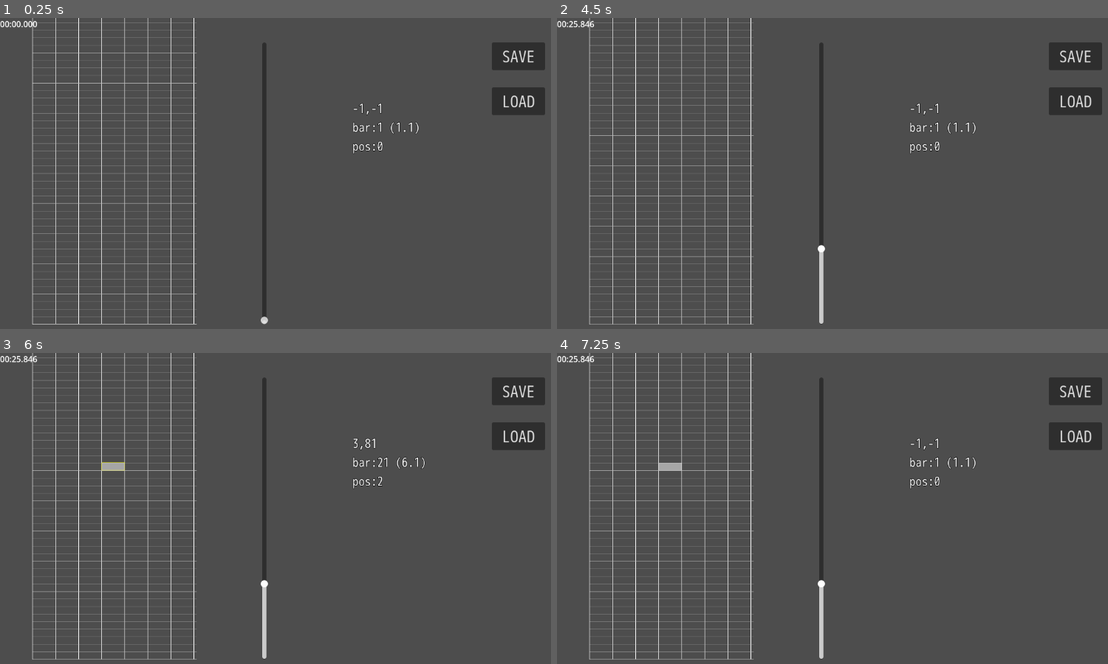
Above: before the commit, frames 1-4 (two rows, left to right).
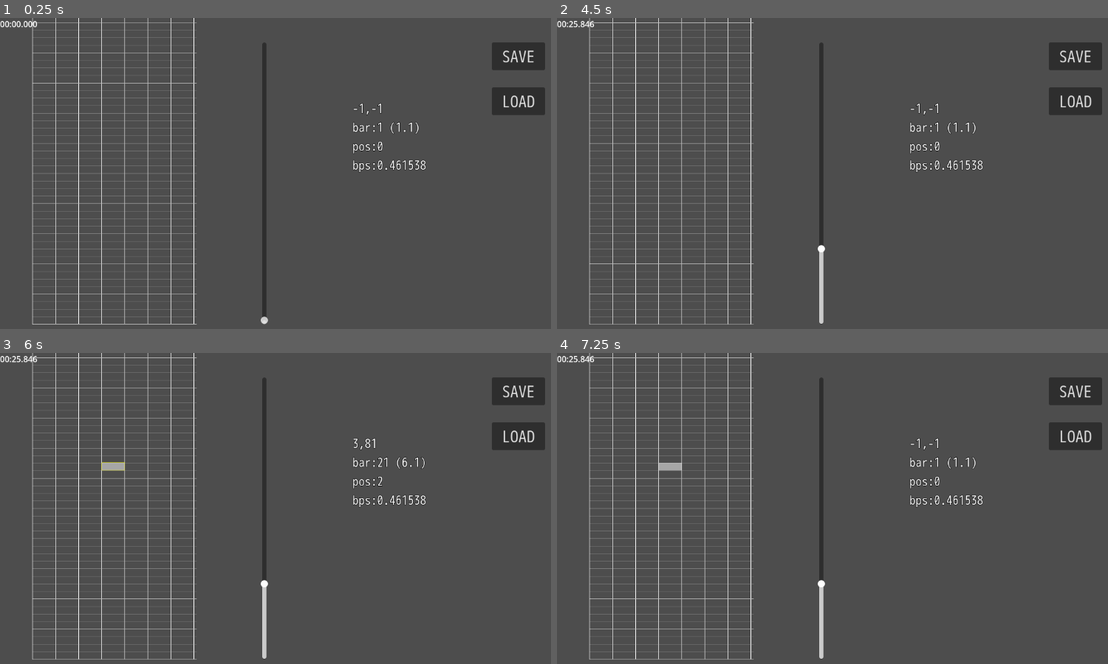
Above: after the commit, the same moments.

Repository: syun77/gd_rhythm_game
Game: Godot game, scene res://src/editor/ScoreEditor.tscn
Same seed, same stepped clock (60 frames per second), same inputs: the game is played once before the commit and once after it.
Inputs (mouse positions are in pixels of both pictures, inside the frame that each line leads up to):
- Up to frame 1 (0.25 s): no input
- Up to frame 2 (4.5 s): tap Enter at 0.5 s; move the mouse to (981, 167) at 0.52 s; click (981, 167) at 0.6 s; click "SAVE" at 1.25 s; click "LOAD" at 2 s; move the mouse to (733, 201) at 2.77 s; click (733, 201) at 2.85 s; move the mouse to (909, 111) at 3.52 s; click (909, 111) at 3.6 s; move the mouse to (821, 248) at 4.27 s; click (821, 248) at 4.35 s
- Up to frame 3 (6 s): tap R (reset) at 5, 5.75 s; move the mouse to (473, 567) at 5.02 s; click (473, 567) at 5.1 s; move the mouse to (115, 468) at 5.77 s; click (115, 468) at 5.85 s
- Up to frame 4 (7.25 s): tap R (reset) at 6.5 s; move the mouse to (882, 517) at 6.52 s; click (882, 517) at 6.6 s

The runs differ from the first frame. In frame 1, 0.2% of the frame differs, in the area x 6-78%, y 1-50%; in frame 2, 1.0%, in the area x 5-78%, y 1-97%; in frame 3, 1.0%; in frame 4, 1.0%.

Commit message:
除算の計算誤差で拍がずれてしまう問題を回避

Diff:
--- a/gd_rhythm_game/src/editor/ScoreEditor.gd
+++ b/gd_rhythm_game/src/editor/ScoreEditor.gd
@@ -114,6 +114,7 @@
 	_label_debug.text += "\n"
 	var bar_pos = p.y%int(_bar_beats) + 1
 	_label_debug.text += "pos:%d"%bar_pos
+	_label_debug.text += "\nbps:%f"%_bps
 
 ## 描画.
 func _draw() -> void:
@@ -195,7 +196,7 @@
 		p1.y = py
 		p2.y = py
 		var color = Color.GRAY
-		var beats = int(t / _bps)
+		var beats = _time_to_bar(t)
 		if beats%(_bar_beats*4) == 0:
 			# 1小節.
 			color.a = 1.0
@@ -246,8 +247,9 @@
 	return PATH_SCORE
 
 ## 時間を拍に変更する.
-func _time_to_bar(time:float) -> float:
-	return time / _bps
+func _time_to_bar(time:float) -> int:
+	var space = 0.001 # 計算誤差回避用.
+	return (time + space) / _bps
 
 # ---------------------------------------------
 # signal.
Not shown, changed: gd_rhythm_game/assets/scores/1.txt
